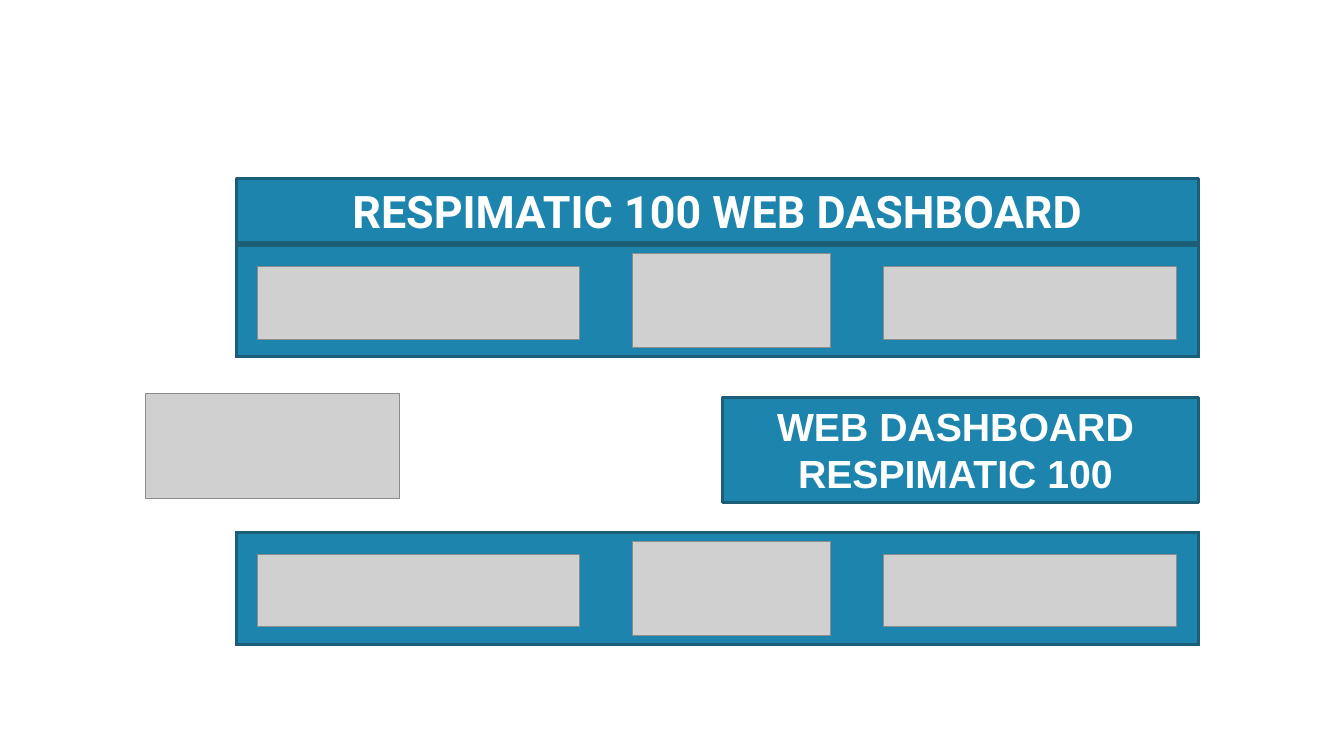
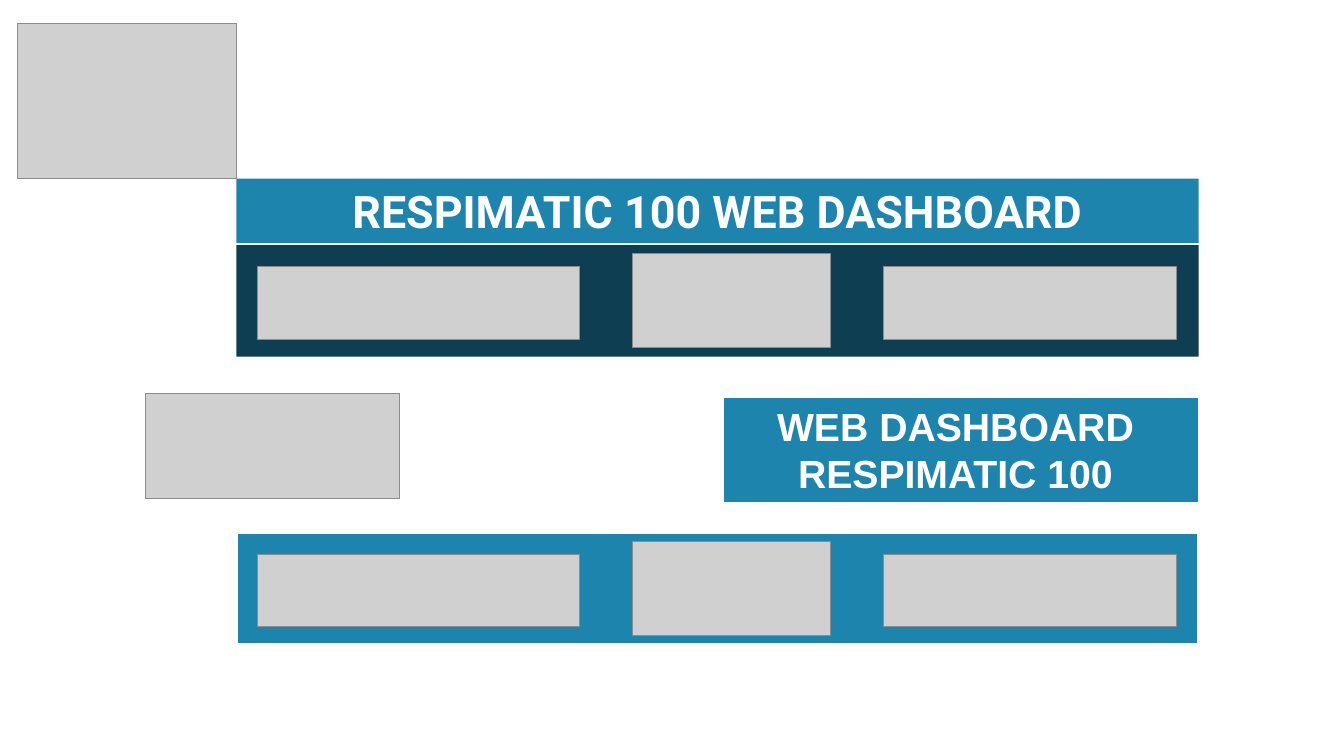
Before and after one commit to sunilmeister/sunilmeister.github.io, a slide deck: slide 1 of Logo.pptx. Drawn at 1344x756 pixels with LibreOffice and Linux fonts; fonts in the diff are those of the drawing; grey boxes stand for pictures. Boxes give left, top, right and bottom in pixels: in the first picture for what was removed or moved away, otherwise in the second. Text is boxed around its words. In the diff, an @@ line names an element or a change of style, - is before the commit and + after.

```diff
--- a/Logo.pptx
+++ b/Logo.pptx
@@ picture added at (x1=18, y1=24, x2=237, y2=178) @@
@@ rectangle "RESPIMATIC 100 WEB DASHBOARD" at (x1=236, y1=178, x2=1199, y2=243): outline #1C5D77 2.25 pt to none @@
@@ rectangle at (x1=236, y1=245, x2=1199, y2=357): fill #1D85AD to #0D3E51; outline #1C5D77 2.25 pt to none @@
@@ rectangle "WEB DASHBOARD" at (x1=723, y1=398, x2=1199, y2=503): outline #1C5D77 2.25 pt to #FFFFFF 1 pt @@
@@ rectangle at (x1=236, y1=532, x2=1199, y2=644): outline #1C5D77 2.25 pt to #FFFFFF 2.25 pt @@
```
Also in this commit, not shown: 5 other files.
